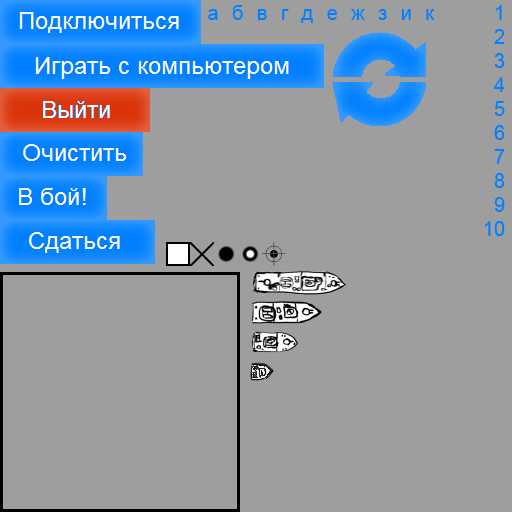
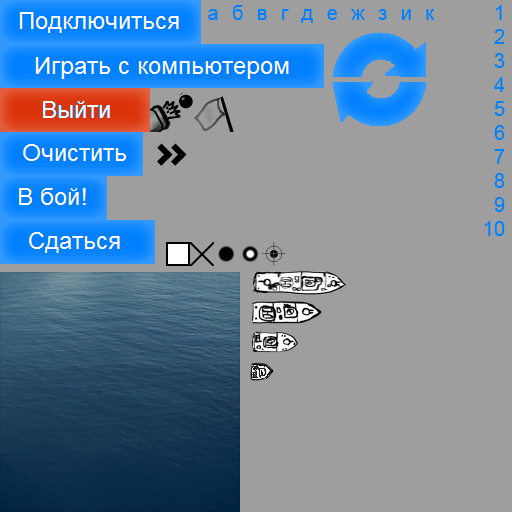
Two versions of the same layered image (w=512, h=512). Layer-by-layer changes:
added layer "Слой 20" above "Слой 18 копия" over [0,272,240,512]
added layer "Слой 24" above "Слой 22" over [157,143,187,166]
added layer "Слой 22" above "Слой 21" over [194,96,234,132]
added layer "Слой 21" above "Слой 18" over [150,90,193,132]
